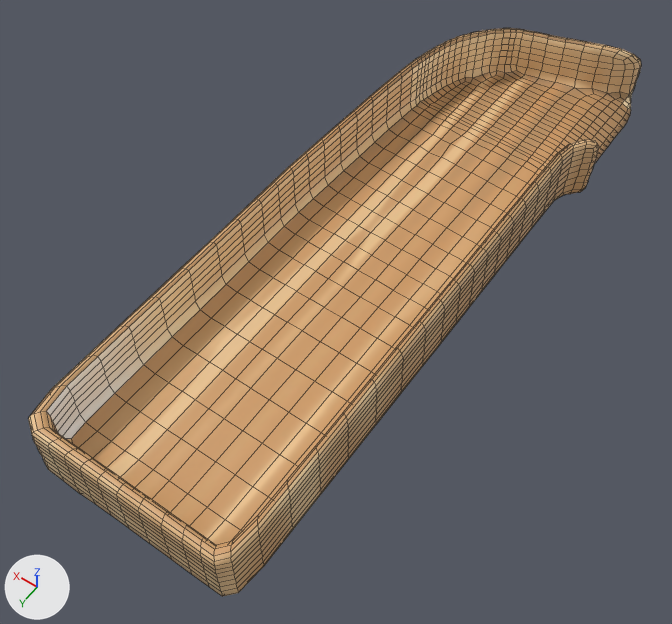
Before and after pictures for a commit that changed the FBX model Assets/Models/Collection Room/Fountain_new.fbx.
The view is the same before and after, from a camera (50 mm lens) standing at (-0.91, 0.54, 1.93) and looking at (0.03, -0.78, -0.14). The axes (+X, +Y, +Z) are drawn at lower left. The lights are the same throughout. Mesh edges are drawn as thin lines. Where no turn or scale is listed for an object, it has been applied to the vertices.
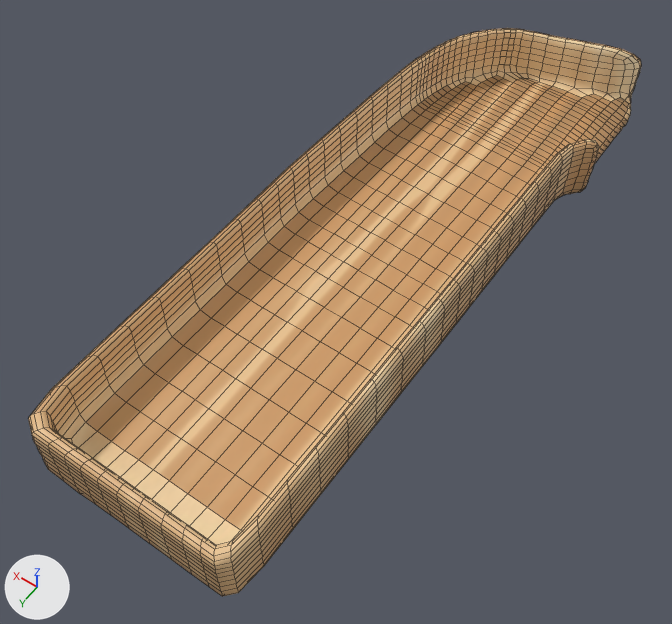
Changed parts and their boxes (x1, y1, x2, y2) in the pictures (672 x 624 px; the box of a moved part takes in the faces that stretch with it):
part 1 of me_mesh, built on
    before: (486, 28, 627, 133)
    after: (487, 28, 628, 133)
part 2 of me_mesh, moved or reshaped
    before: (410, 87, 546, 175)
    after: (410, 87, 546, 174)
part 3 of me_mesh, surface changed (brown to beige)
    both: (29, 28, 641, 595)

What changed in the scene script:
```text
Change me_mesh:
    used by ob_pcube5; location = (-0.011, -0.909, 0.048)
    remove me_mesh.from_pydata(...)  # 2516 vertices, 2514 faces; spans x -0.33..0.35, y -1.18..0.96, z -0.15..0.06
    add me_mesh.from_pydata(...)  # 2534 vertices, 2532 faces; spans x -0.33..0.35, y -1.18..0.96, z -0.15..0.06
    me_mesh part 1
    9 vertices are removed from x -0.28..0.18, y -1.02..-0.96, z -0.15..0.05
    33 faces are deleted
    9 vertices move from x -0.3..0.18, y -1.02..-0.97, z -0.15..0.05 to x -0.3..0.18, y -1.03..-0.97, z -0.15..0.05
    29 vertices are added at x -0.3..0.18, y -1.03..-0.97, z -0.15..0.05
    53 new faces join them
    me_mesh part 2
    5 vertices are removed from x -0.25..-0.24, y -0.55..-0.44, z -0.11..-0.08
    12 faces are deleted
    5 vertices in x -0.18..0.22, y -0.67..-0.65, z -0.12..-0.11 move by (0.0, -0.01, 0.0)
    4 vertices move from x -0.21..0.3, y -0.68..-0.59, z -0.12..-0.09 to x -0.21..0.29, y -0.68..-0.58, z -0.12..-0.08
    3 vertices are added at (-0.24, -0.5, -0.1), (-0.25, -0.42, -0.08), (-0.25, -0.57, -0.08)
    10 new faces join them
    me_mesh part 3: 2433 kept faces spanning x -0.33..0.35, y -1.18..0.96, z -0.15..0.06 get new texture (UV) coordinates
```
